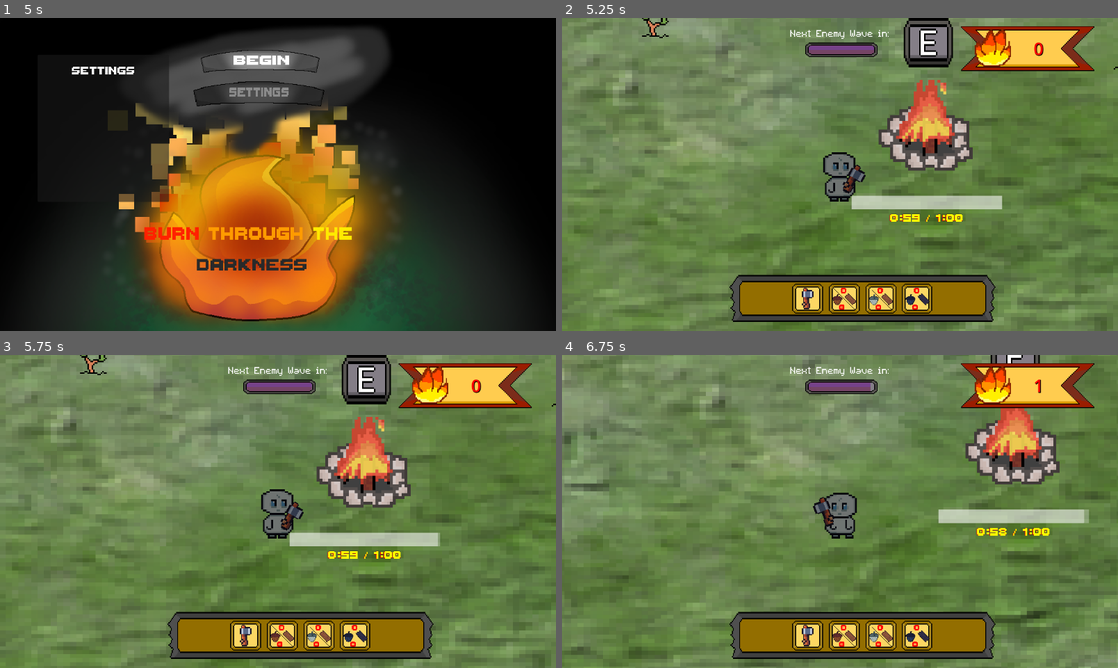
Above: before the commit, frames 1-4 (two rows, left to right).
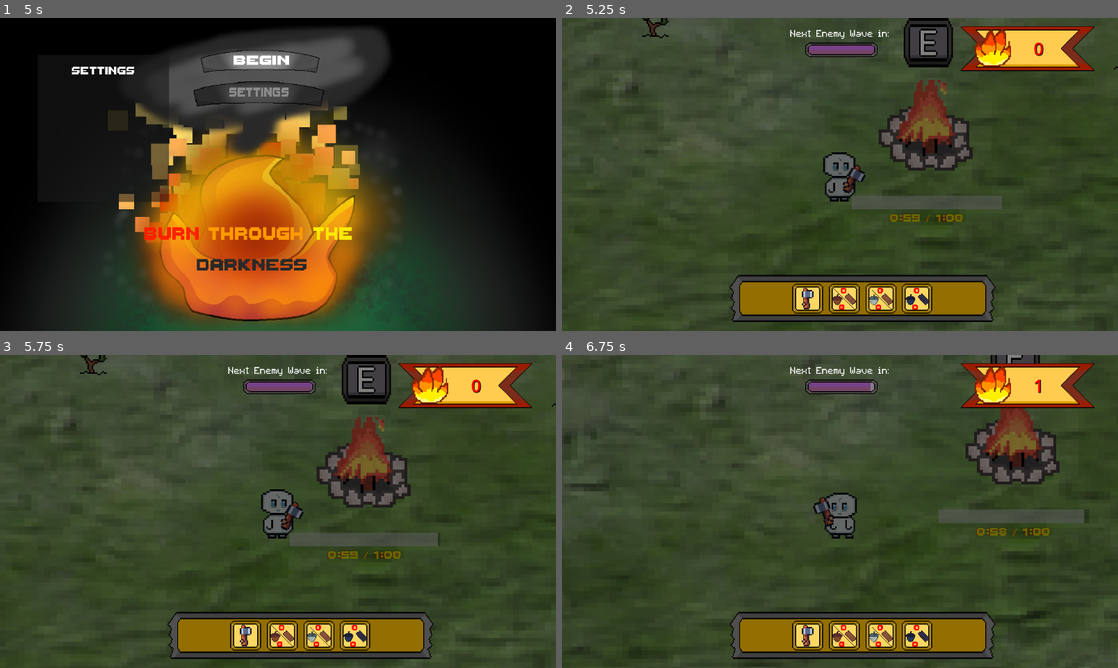
Above: after the commit, the same moments.

Repository: DaqCode/GameDevJS2025
Game: Godot game, scene res://scenes/UI/menu/menu.tscn
Two runs of this game, one before a commit and one after it. Both use one fixed random seed, a clock stepped at 60 frames per second and the inputs below.
Inputs (mouse positions are in pixels of both pictures, inside the frame that each line leads up to):
- Up to frame 1 (5 s): tap Enter at 0.5 s; move the mouse to (400, 158) at 0.52 s; hold D (right) 0.53-1.28 s; hold E (interact) 0.53-1.28 s; tap Space at 1.25 s; move the mouse to (166, 190) at 1.27 s; hold S (down) 1.28-2.03 s; tap E (interact) at 1.35, 2.85 s; move the mouse to (333, 105) at 2.02 s; hold D (right) 2.03-2.78 s; hold E (interact) 2.03-2.78 s; move the mouse to (250, 237) at 2.77 s; hold W (up) 2.78-3.53 s; move the mouse to (444, 221) at 3.52 s; hold A (left) 3.53-4.25 s; hold E (interact) 3.53-4.25 s; click (261, 96) at 4.25 s
- Up to frame 2 (5.25 s): click (823, 64) at 5 s
- Up to frame 3 (5.75 s): no input
- Up to frame 4 (6.75 s): tap Enter at 5.75 s; move the mouse to (673, 464) at 5.77 s; hold A (left) 5.78-6.53 s; tap E (interact) at 5.85 s; move the mouse to (867, 511) at 6.52 s; hold S (down) from 6.53 s (still down); hold E (interact) from 6.53 s (still down)

Frame 1 is identical in both runs. In frame 2, 88% of the frame differs, in the area x 0-100%, y 0-100%; in frame 3, 88%; in frame 4, 88%.

Commit message:
light changes and small stuff

Diff:
--- a/gamedevjs2025/global/globalPlayerScript.gd
+++ b/gamedevjs2025/global/globalPlayerScript.gd
@@ -32,11 +32,12 @@
 # used in tree_type script to modify grow speeds
 var treeGrowBonus = 0
 
-
 var fur_fire_upgrade : int = 0 :
 	set(val):
-		var fireMaxTimeBuffs = [60,105,135,150] # in seconds added to the fire_duration var in campfire
+		var fireMaxTimeBuffs = [60,105,135,150] # in seconds added to the fire_duration var in campfire]
+		var varfireRaduiusBuffs = [13,18,23,50]
 		fireMaxTimeBuff = fireMaxTimeBuffs[val]
+		fireRaduiusBuff = fireMaxTimeBuffs[val]
 		fur_fire_upgrade = val
 		Events.upgradeBought.emit()
 # for light radious and burn time
@@ -45,7 +46,7 @@
 
 # for use in campfire script to change the death time and scale
 var fireMaxTimeBuff = 60
-var fireRaduiusBonus = 0
+var fireRaduiusBuff = 13
 
 
 var angry_mus_upgrade : int = 0 :
--- a/gamedevjs2025/scenes/UI/main_scene.tscn
+++ b/gamedevjs2025/scenes/UI/main_scene.tscn
@@ -22,7 +22,6 @@
 script = ExtResource("1_64uqr")
 
 [node name="TextureRect" type="TextureRect" parent="."]
-modulate = Color(0.0338533, 0.0338533, 0.0338533, 1)
 anchors_preset = 15
 anchor_right = 1.0
 anchor_bottom = 1.0
@@ -90,4 +89,7 @@
 texture_under = ExtResource("8_igrk7")
 texture_progress = ExtResource("9_r7yxp")
 
+[node name="DirectionalLight2D" type="DirectionalLight2D" parent="."]
+blend_mode = 1
+
 [connection signal="timeout" from="AshCountForLater" to="." method="_on_ash_count_for_later_timeout"]
--- a/gamedevjs2025/scenes/UI/upgrade_station.gd
+++ b/gamedevjs2025/scenes/UI/upgrade_station.gd
@@ -205,7 +205,7 @@
 		check_affordability()
 
 func print_upgrade_for_debug() -> void:
-	return
+	return # because I dont need this for noww
 	for upgrades in upgrade_cost_dict:
 		var current_upgrade = get_player_upgrade_level(upgrades)
 		print ("--------------------------------")
--- a/gamedevjs2025/scenes/assets/campfire/campfire.gd
+++ b/gamedevjs2025/scenes/assets/campfire/campfire.gd
@@ -19,7 +19,13 @@
 	"type 1 plank": 3
 }
 
+var minEnergy = 0.5
+var maxEnergy = 0.5
+
+@onready var pointLight = $PointLight2D
+
 func _ready() -> void:
+	pointLight.texture_scale = GlobalPlayerScript.fireRaduiusBuff
 	fire_duration = GlobalPlayerScript.fireMaxTimeBuff
 	progress_bar.max_value = fire_duration
 	timer.start()
@@ -30,12 +36,14 @@
 func updateAfterUpgrade():
 	fire_duration = GlobalPlayerScript.fireMaxTimeBuff
 	progress_bar.max_value = fire_duration
+	pointLight.texture_scale = GlobalPlayerScript.fireRaduiusBuff
 
 func _process(_delta) -> void:
+	pass
 	# The middle is 25
 	# The middle of the scale is Vector2(18.0, 13.59)
-	$PointLight2D.energy = randf_range(24.9, 25.1)
-	$PointLight2D.scale = Vector2(randf_range(17.5, 18.5), randf_range(13.40, 14))
+	#pointLight.energy = randf_range(minEnergy, maxEnergy)
+	#pointLight.texture_scale = GlobalPlayerScript.fireRaduiusBuff
 
 	if Input.is_action_just_pressed("interact") and can_interact:
 		Events.emit_signal("open_upgrade")
--- a/gamedevjs2025/scenes/assets/campfire/campfire.tscn
+++ b/gamedevjs2025/scenes/assets/campfire/campfire.tscn
@@ -75,13 +75,11 @@
 script = ExtResource("2_iudvd")
 
 [node name="PointLight2D" type="PointLight2D" parent="."]
-scale = Vector2(1, 0.755)
-energy = 25.0
+energy = 0.5
 texture = ExtResource("2_k5uvh")
-texture_scale = 9.0
+texture_scale = 13.0
 
 [node name="CampfireOverlay" type="Sprite2D" parent="."]
-light_mask = 0
 position = Vector2(-17, -92)
 texture = ExtResource("1_vhsok")
 
@@ -120,7 +118,6 @@
 debug_color = Color(0.998383, 0.750268, 0.37792, 0.42)
 
 [node name="InteractButton" type="TextureRect" parent="."]
-modulate = Color(0.0383972, 0.0383972, 0.0383972, 1)
 offset_left = -300.0
 offset_top = -1500.0
 offset_right = -268.0
--- a/gamedevjs2025/scenes/assets/trees/tree_types.tscn
+++ b/gamedevjs2025/scenes/assets/trees/tree_types.tscn
@@ -18,7 +18,6 @@
 size = Vector2(43, 51)
 
 [node name="TreeTypes" type="StaticBody2D" groups=["Tree"]]
-modulate = Color(0.0588235, 0.0588235, 0.0588235, 1)
 script = ExtResource("1_6j25m")
 
 [node name="TreeTexture" type="Sprite2D" parent="."]
--- a/gamedevjs2025/scenes/characters/bron/bron.tscn
+++ b/gamedevjs2025/scenes/characters/bron/bron.tscn
@@ -229,7 +229,6 @@
 height = 28.0
 
 [node name="Bron" type="CharacterBody2D" groups=["player"]]
-modulate = Color(0.0214346, 0.0214346, 0.0214346, 1)
 texture_filter = 1
 texture_repeat = 1
 scale = Vector2(0.35, 0.35)
--- a/gamedevjs2025/scenes/mainPlayArea/main_scene.gd
+++ b/gamedevjs2025/scenes/mainPlayArea/main_scene.gd
@@ -81,6 +81,6 @@
 
 
 # all this code is for debug only
-func _process(delta: float) -> void:
-	if Input.is_action_just_pressed("ashDebug"):
-		GlobalPlayerScript.current_total_ashes += 500
+#func _process(delta: float) -> void:
+	#if Input.is_action_just_pressed("ashDebug"):
+		#GlobalPlayerScript.current_total_ashes += 500
